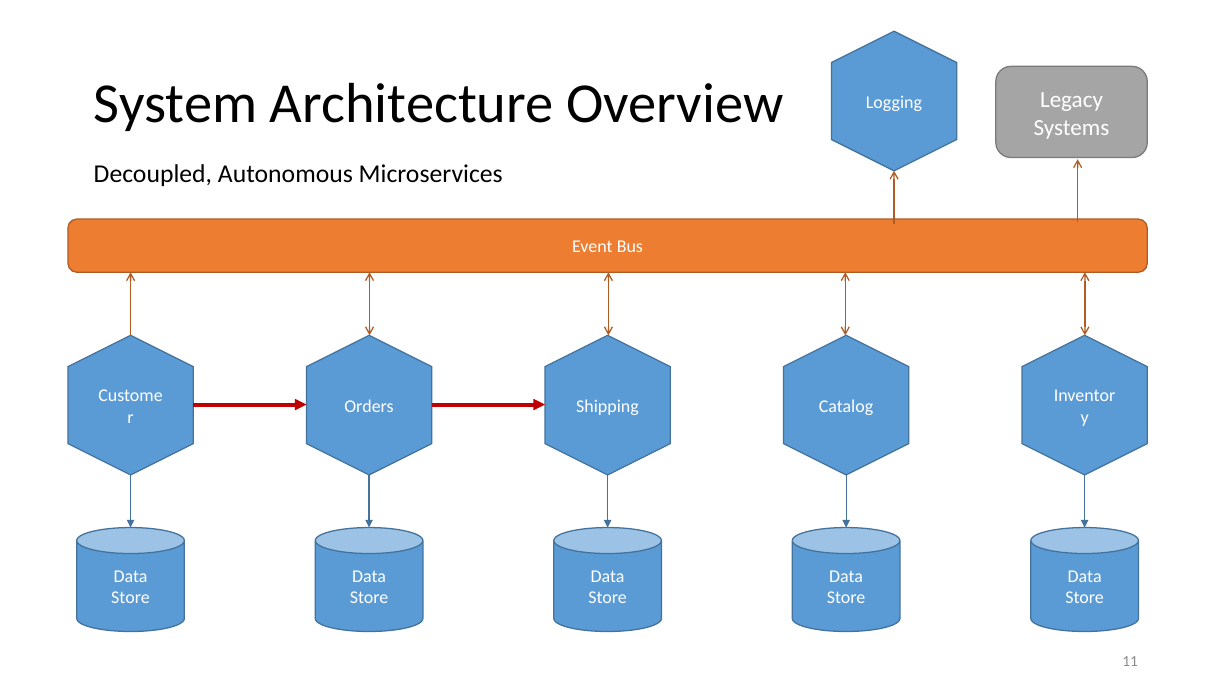
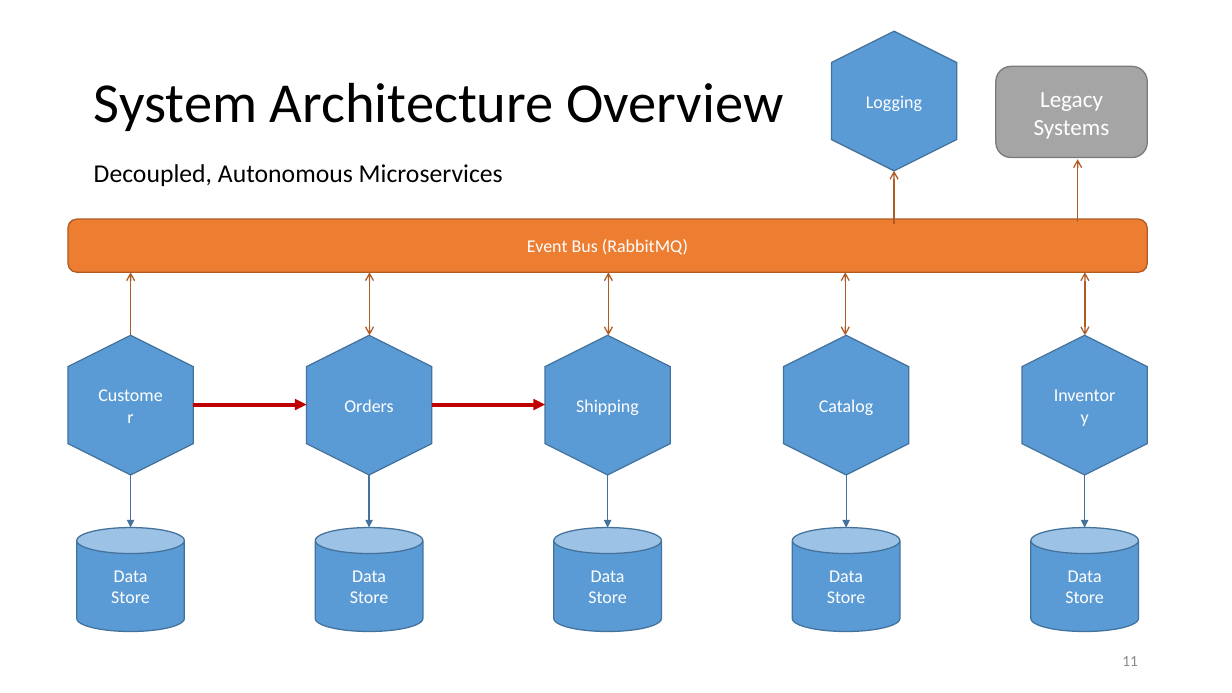
Before and after one commit to jpenniman/java-ms-training, a slide deck: slide 11 of slide-decks/microservices-RI.pptx. Drawn at 1232x693 pixels with LibreOffice and Linux fonts; fonts in the diff are those of the drawing; background and template pictures are left out. Boxes give left, top, right and bottom in pixels: in the first picture for what was removed or moved away, otherwise in the second. Text is boxed around its words. In the diff, an @@ line names an element or a change of style, - is before the commit and + after.

```diff
--- a/slide-decks/microservices-RI.pptx
+++ b/slide-decks/microservices-RI.pptx
@@ text in rounded rectangle at box(527, 239, 688, 255): text changed @@
-Event Bus
+Event Bus (RabbitMQ)
```
Also in this commit, not shown: 5 other slides changed, 2 slides added.
